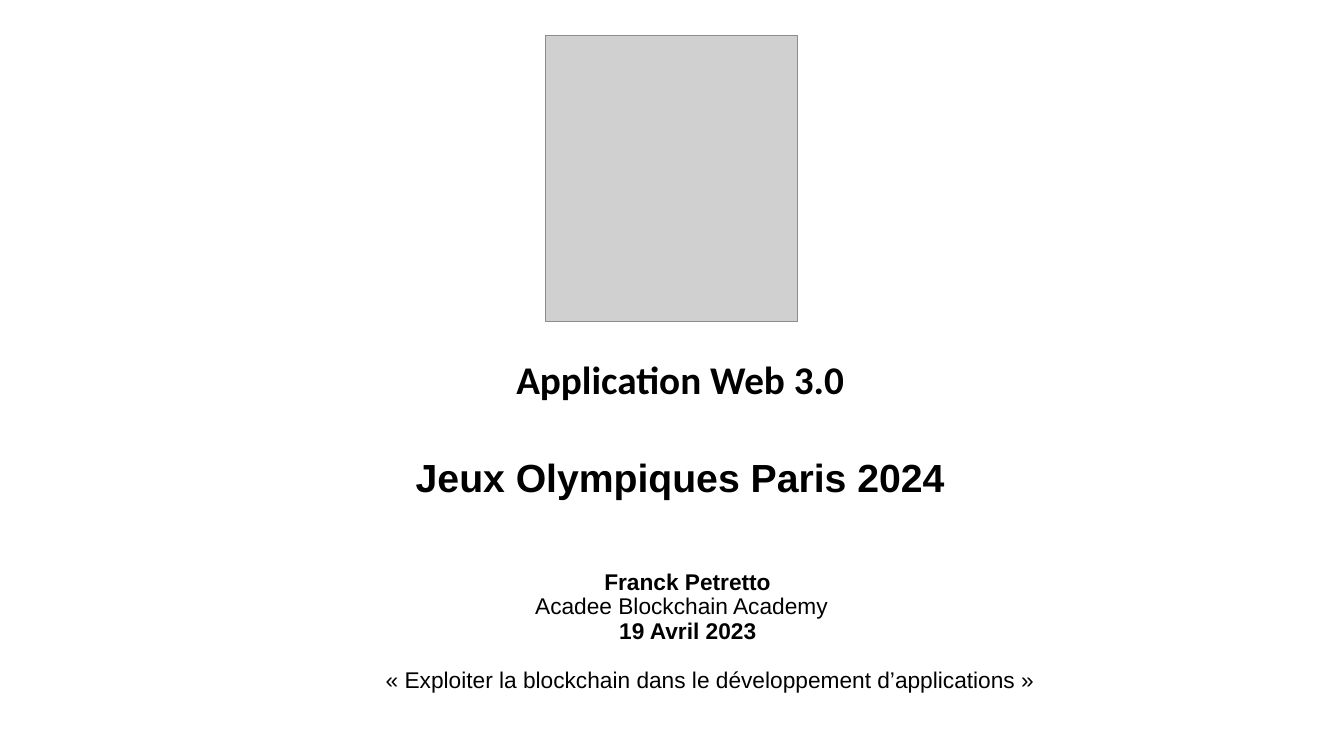
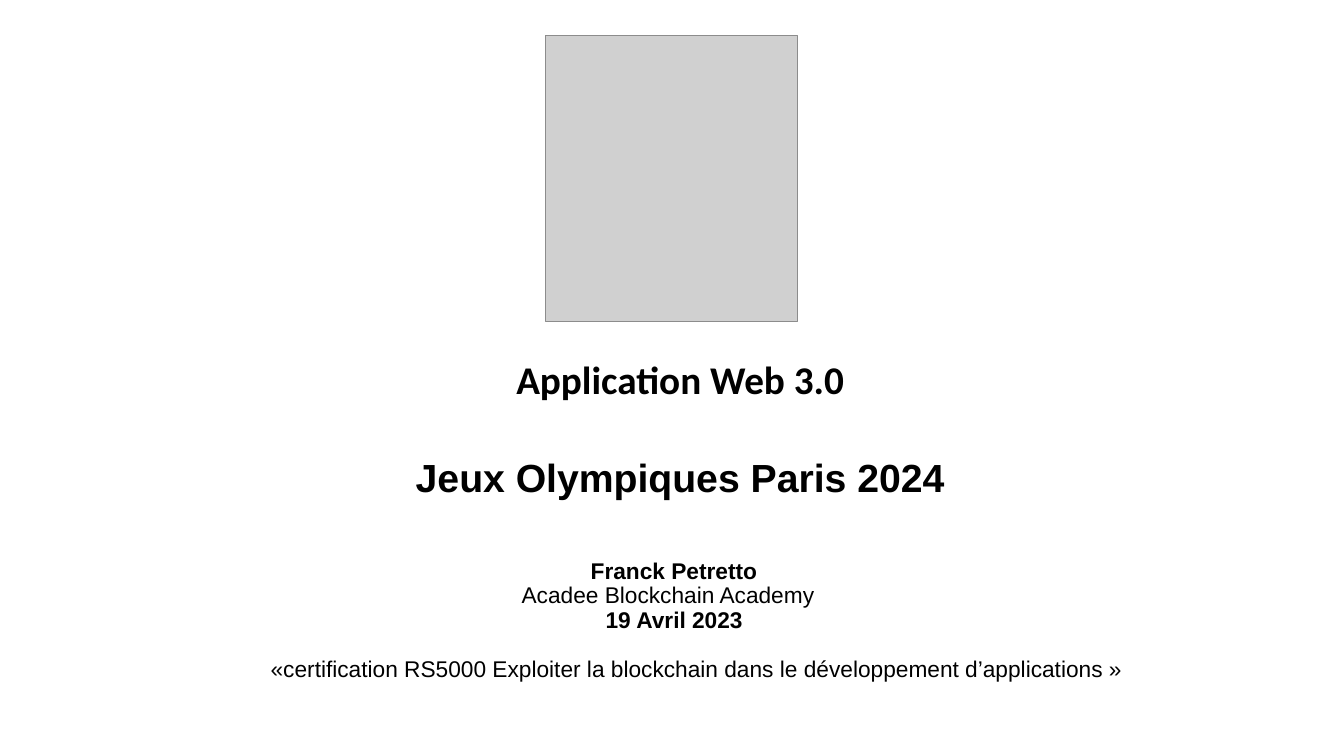
Before and after one commit to blockchainFormationAcadee/chapitre-vi-ft-franck38410, a slide deck: slide 1 of Presentation_JO2024.pptx. Drawn at 1344x756 pixels with LibreOffice and Linux fonts; fonts in the diff are those of the drawing; grey boxes stand for pictures. Boxes give left, top, right and bottom in pixels: in the first picture for what was removed or moved away, otherwise in the second. Text is boxed around its words. In the diff, an @@ line names an element or a change of style, - is before the commit and + after.

```diff
--- a/Presentation_JO2024.pptx
+++ b/Presentation_JO2024.pptx
@@ title at (271, 562, 1102, 682): text changed @@
-Franck Petretto
-Acadee Blockchain Academy
-19 Avril 2023
-« Exploiter la blockchain dans le développement d’applications »
+Franck Petretto
+Acadee Blockchain Academy
+19 Avril 2023
+«certification RS5000 Exploiter la blockchain dans le développement d’applications »
```
Also in this commit, not shown: 4 other slides changed, 10 slides added, 1 slide removed, 3 other files.
